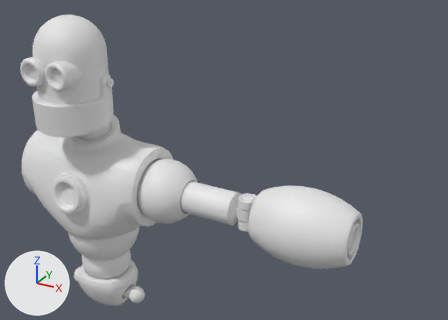
The Blender file Robot.blend, before and after one commit.
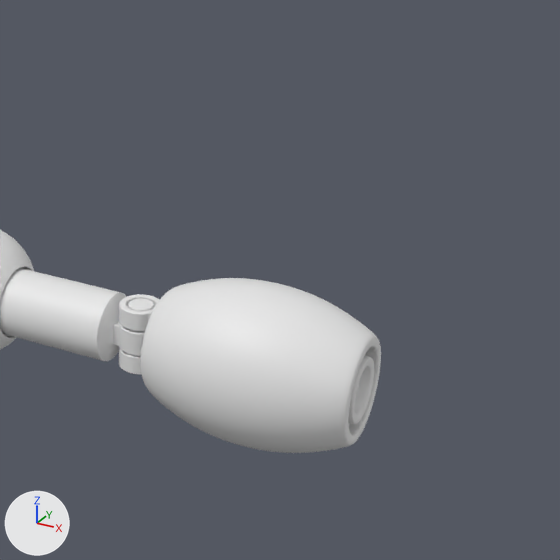
Old and new are each drawn whole from a 50 mm lens placed at (2.333, -2.582, 4.46), pointed at (0.827, 0.157, 3.091) and again close up on the part from 40% to 100% of the width and 17% to 100% of the height. Every picture has the same lights, and +X, +Y and +Z are marked at lower left.

The older version as bpy lines, for what is in view:
```python
me_cylinder_006 = bpy.data.meshes.new('Cylinder.006')
me_cylinder_006.from_pydata(...)  # 1060 vertices, 1000 faces; spans x -0.112..0.056, y -0.056..0.056, z -0.191..0.032
me_cylinder_006.polygons.foreach_set('use_smooth', [True] * 1000)
me_cylinder_007 = bpy.data.meshes.new('Cylinder.007')
me_cylinder_007.from_pydata(...)  # 608 vertices, 578 faces; spans x 1.079..1.613, y -0.132..0.286, z 2.646..3.065
me_cylinder_007.polygons.foreach_set('use_smooth', [True] * 578)
me_sphere_005 = bpy.data.meshes.new('Sphere.005')
me_sphere_005.from_pydata(...)  # 610 vertices, 640 faces; spans x 0.306..0.964, y -0.112..0.261, z -0.144..0.229
me_sphere_005.polygons.foreach_set('use_smooth', [True] * 640)
ob_cylinder = bpy.data.objects.new('Cylinder', me_cylinder_007)
ob_cylinder.location = (0.0, 0.0, 0.0)
_m = ob_cylinder.modifiers.new('Subdivision', 'SUBSURF')
ob_lower_elbow_joint = bpy.data.objects.new('Lower Elbow Joint', me_cylinder_006)
ob_lower_elbow_joint.location = (1.02, 0.075, 2.792)
ob_lower_elbow_joint.rotation_euler = (-3.142, 0.0, 3.142)  # degrees (-180, 0, 180)
ob_lower_elbow_joint.scale = (1.0, 1.0, 0.788)
ob_sphere = bpy.data.objects.new('Sphere', me_sphere_005)
ob_sphere.location = (0.0, 0.0, 2.813)
# also in view: 'Upper  Elbow Joint' at (0.992, 0.075, 2.855)
```
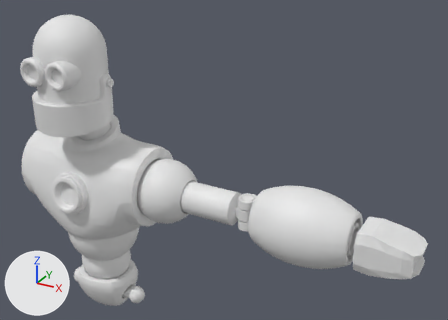
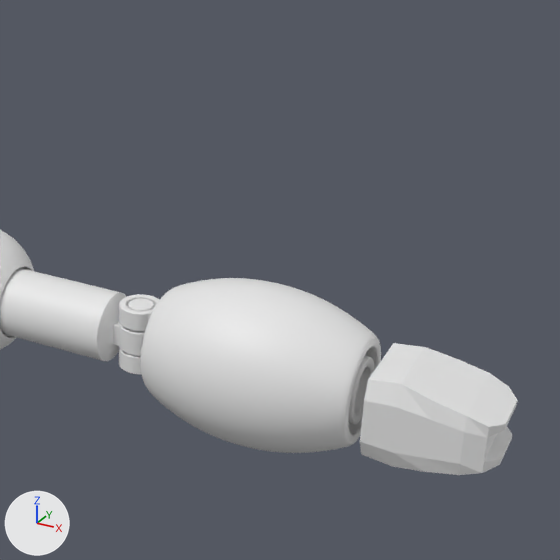
Patch to the scene script:
```diff
--- a/Robot.blend.py
+++ b/Robot.blend.py
@@ me_cube_002 @@
+me_cube_002.from_pydata(...)  # 92 vertices, 90 faces; spans x 1.647..1.951, y -0.042..0.191, z 2.738..2.958
@@ ob_cube @@
+ob_cube = bpy.data.objects.new('Cube', me_cube_002)
+ob_cube.location = (0.0, 0.0, 0.0)
```

Changed parts and their boxes (x1, y1, x2, y2) in the close-ups (560 x 560 px):
'Cube', added: after (360, 343, 517, 475)
